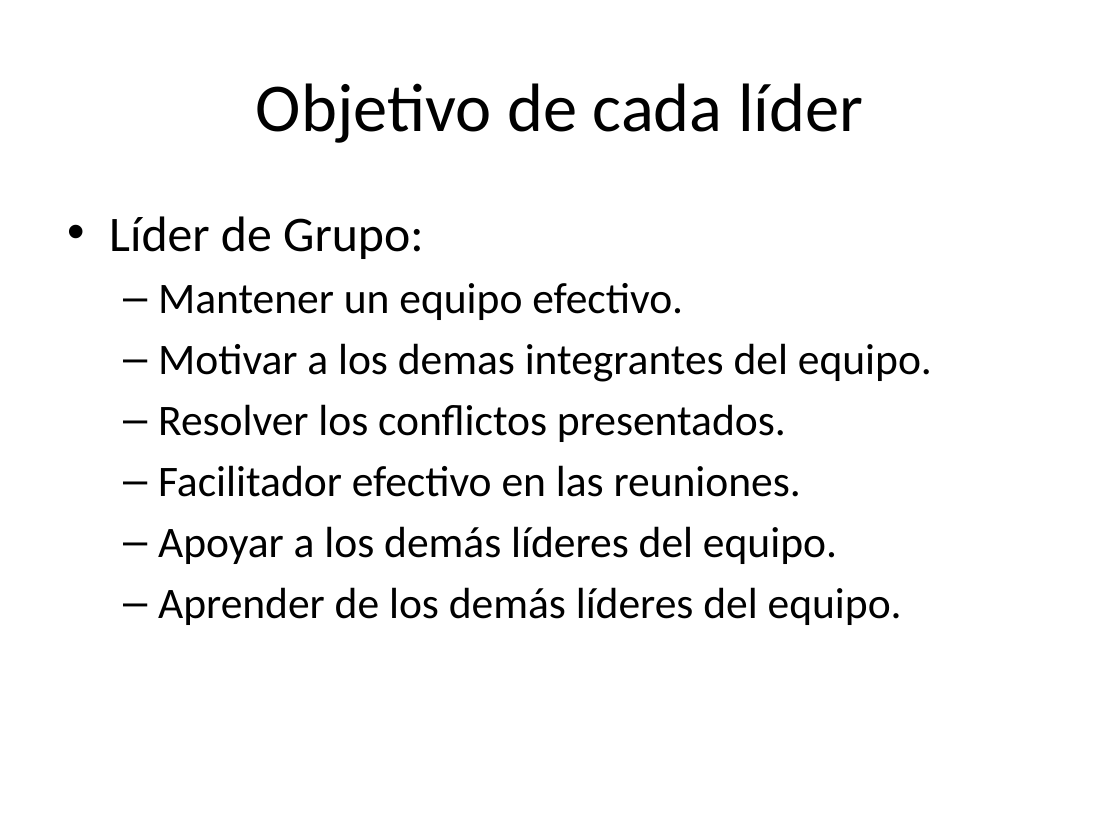
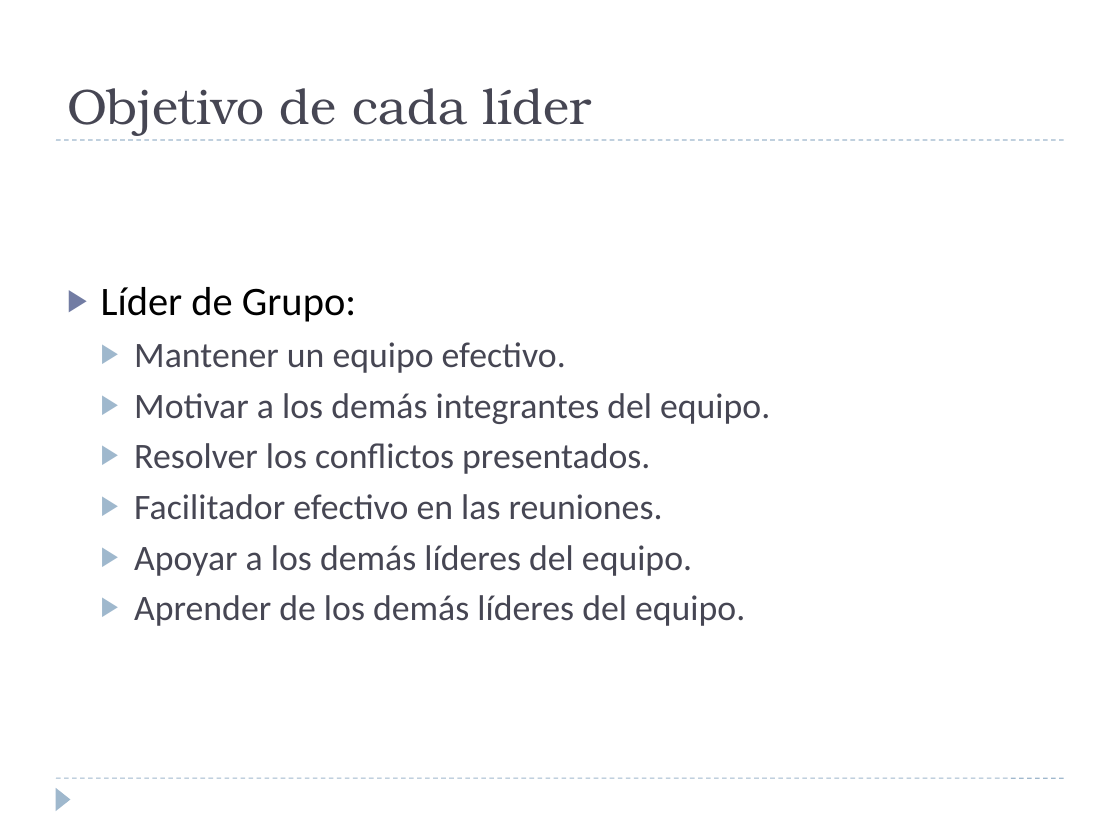
Before and after one commit to heberjp/proyecto-tsp-sistema-comidas-rapidas, a slide deck: slide 4 of 1 - Planeacion/2 - Estrategia/Vison General TCP.pptx (slide 5 before the commit). Drawn at 1120x840 pixels with LibreOffice and Linux fonts; fonts in the diff are those of the drawing. Boxes give left, top, right and bottom in pixels: in the first picture for what was removed or moved away, otherwise in the second. Text is boxed around its words. In the diff, an @@ line names an element or a change of style, - is before the commit and + after.

```diff
--- a/1 - Planeacion/2 - Estrategia/Vison General TCP.pptx
+++ b/1 - Planeacion/2 - Estrategia/Vison General TCP.pptx
@@ title "Objetivo de cada líder": place and size @@
-title "Objetivo de cada líder" at [256,83,863,143]
+title "Objetivo de cada líder" at [67,88,592,136]
@@ title "Objetivo de cada líder" at [67,88,592,136]: size 44 to 32 pt, font Calibri to TeX Gyre Bonum, text colour #000000 to #464653; alignment centre to left; vertical alignment middle to bottom @@
@@ text "Líder de Grupo:": place and size @@
-text "Líder de Grupo:" at [109,216,932,625]
+text "Líder de Grupo:" at [101,287,770,626]
@@ text "Líder de Grupo:" at [101,287,770,626]: vertical alignment top to middle @@
@@ line added from (56, 140) to (1064, 140), #9FB8CD 0.75 pt dashed @@
@@ text at [101,287,745,626]: size 32 to 26 pt in "Líder de Grupo:"; size 28 to 23 pt, text colour #000000 to #464653 in "Mantener un equipo efectivo.", "Resolver los conflictos presentados.", "Facilitador efectivo en las reuniones.", "Apoyar a los demás líderes del equipo." and 1 more places; bullet • to ▶; bullet – to ▶ @@
@@ text at [134,393,770,424]: text changed; size 28 to 23 pt; text colour #000000 to #464653 @@
-  – Motivar a los demas integrantes del equipo.
+  ▶ Motivar a los demás integrantes del equipo.
@@ line added from (56, 778) to (1064, 778), #9FB8CD 0.75 pt dashed @@
@@ triangle added at [56,787,71,811], fill #9FB8CD @@
```
Also in this commit, not shown: 10 other slides changed, 9 slides added, 7 slides removed.
